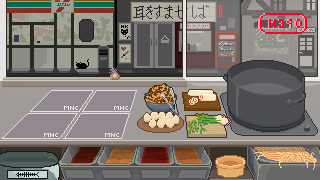
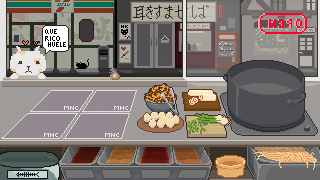
Layer changes from the first 320px x 180px image to the second:
added layer "no le gusta" above "le gusta" over [16, 62, 42, 75]
added layer "le gusta" above "normal" over [18, 40, 40, 75]
added layer "normal" above "Capa 17" over [19, 62, 39, 73]
added layer "Capa 17" above "Capa 16" over [45, 29, 66, 47]
added layer "Capa 16" above "GATOS" over [42, 25, 69, 54]
added layer "GATOS" above "monedas" over [10, 46, 46, 79]
added group "cosas" with 5 layers above "Capa 6 copia" over [10, 60, 46, 79]
moved "Capa 8" into group "cosas" over [10, 77, 46, 79]
showed group "Grupo 1" (12 layers) over [10, 13, 113, 79]
showed "Capa 1" over [10, 13, 113, 79]
showed "1" over [10, 13, 113, 79]
showed "Capa 0" over [10, 13, 113, 79]
